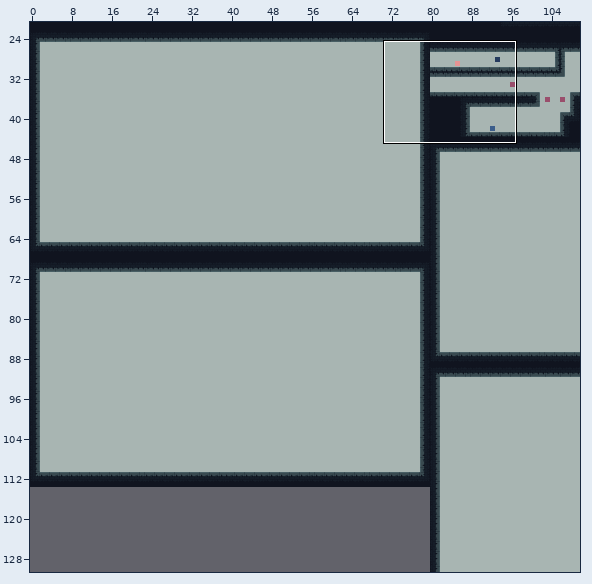
Two states of a Tiled map, assets/newLevels.tmx. The first picture is a wide view before the edit; the outline marks the close-up.
Close-up. Before:
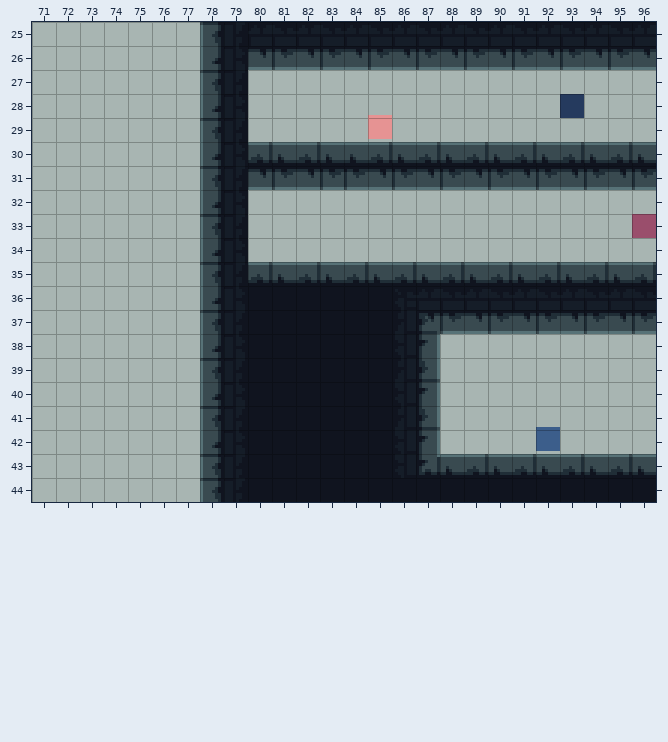
Cells are 8x8 px. Shown: x 71..96, y 25..44. The commit also changed other parts of the map, which this record leaves out.
The result:
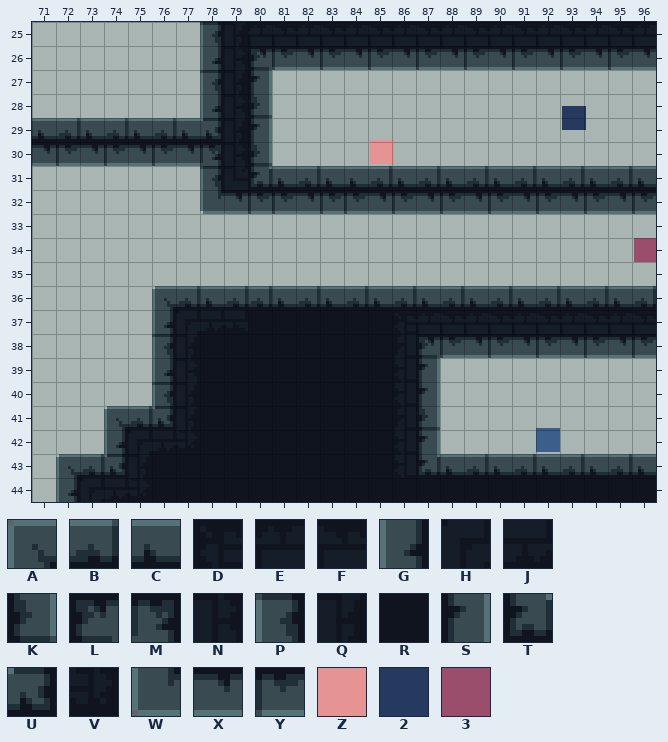
Key: from "tileset": A 0, B 1, C 2, D 6, E 7, F 8, G 32, H 33, J 34, K 37, L 39, M 40, N 41, P 64, Q 65, R 66, S 69, T 71, U 72, V 105, W 160, X 161, Y 162, Z 197, 2 228, 3 229.
_ is an empty cell, . an unchanged one.
Objects are placed by their top-left corner, in cells (3,4 is the top-left corner of cell 3,4); size is 1x1 cell unless given.
Difference:
--- layer "ground"
@@ x 71..96 @@
-26 .........X................
-27 ........._................
-28 ........._................
-29 _______P._................
-30 _______G.BCBCCBCBCBCBCBCBC
-31 .........XYXYYXYXYXYXYXYXY
-32 .......GN_________________
-33 .......PQ.................
-34 .......GN.................
-35 .......PQBCBCBCBCBCBCBCBCB
-36 .....__GNRRRRRRDEFEFEFEFEF
-37 .....__P........LYXYXYXYXY
-38 .....__G........S_________
-39 .....__P........K.........
-40 .....__G..................
-41 ...____P..................
-42 ...____G..................
-43 .______P..................
-44 .______P..................
+26 .........L................
+27 .........S................
+28 .........K................
+29 CBCBCBCU.S................
+30 XYXYXYXM.K________________
+31 .........TCBCCBCBCBCBCBCBC
+32 .......WXYYXYYXYXYXYXYXYXY
+33 .......__.................
+34 .......__.................
+35 .......___________________
+36 .....ABCBBCBCBCBCBCBCBCBCB
+37 .....GHJ........EFEFEFEFEF
+38 .....PQR........LYXYXYXYXY
+39 .....GNR........S.........
+40 .....PQR..................
+41 ...ABUQR..................
+42 ...GHJVR..................
+43 .ABUQRRR..................
+44 .GHJVRRR..................
--- layer "interactables"
-2 at 93,28
+2 at 93.1,28.5
-Z at 85,28.9
+Z at 85.1,29.9
-3 at 96,33
+3 at 96.1,34
Boxes around the changes in both close-ups, in picture pixels (x1, y1, x2, y2):
changed: (32, 49, 656, 502)
